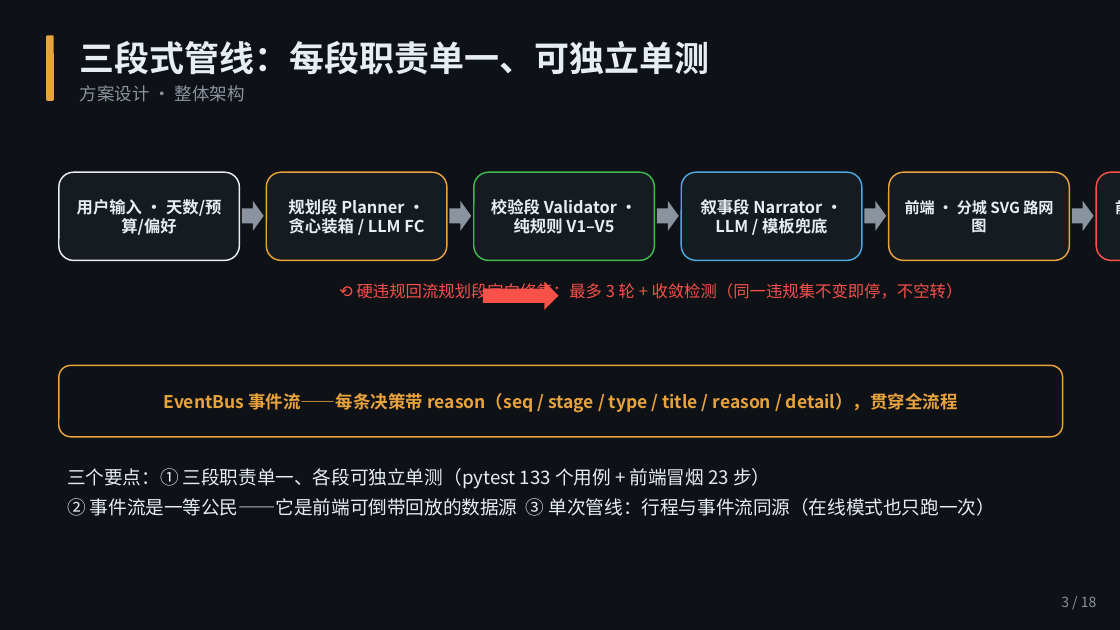
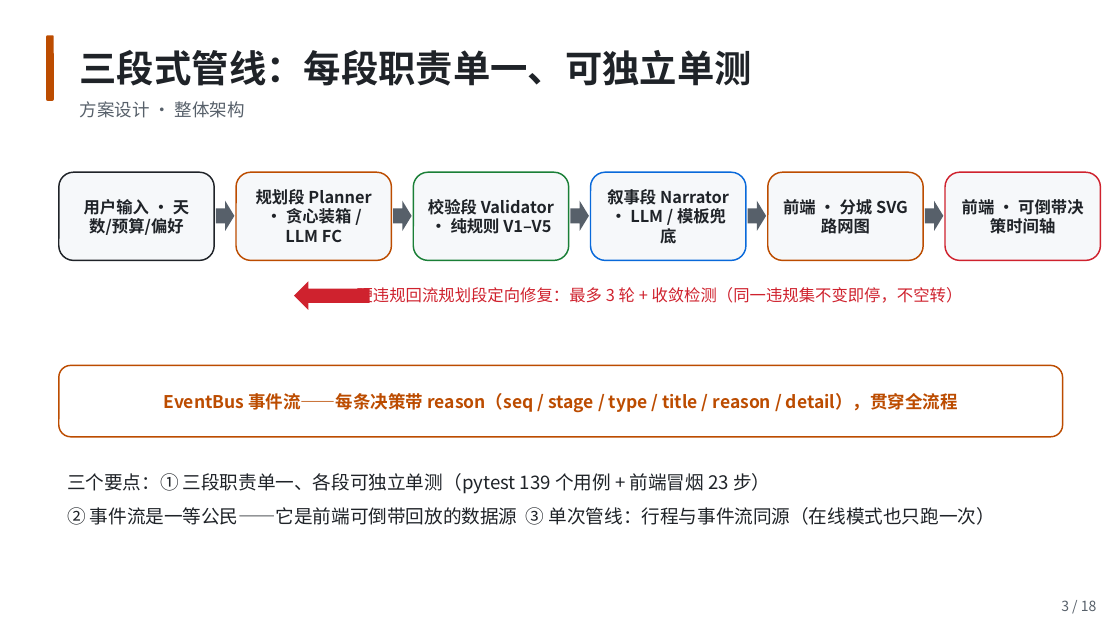
Before and after one commit to josndkosa/shudao-agent, a slide deck: slide 3 of ppt/蜀道智行.pptx. Drawn at 1120x630 pixels with LibreOffice and Linux fonts; fonts in the diff are those of the drawing. Boxes give left, top, right and bottom in pixels: in the first picture for what was removed or moved away, otherwise in the second. Text is boxed around its words. In the diff, an @@ line names an element or a change of style, - is before the commit and + after.

Commit message:
feat(contract+repro): 03K 收口加固——决策协议化与可复现补强 [user 03K任务单]
任务A：事件契约 v1.0.0（event.schema.json + 标准库校验 + 三锁测试，events.py 零改动）
任务B：深链 ?seq=N（隐式 auto=1，与拖进度条同 seek 路径定位，越界如实提示，replaceState 写回 cursor）
任务D：数据溯源旁挂 provenance.json（不出现=未核对；15 个数据文件 diff=0）+ 两锁测试
任务F：requirements 锁 ==（干净 venv 复现）+ .gitignore 断链修复 + package.py 三闸（密钥扫描/--max-mb/目录体积统计）
任务E：全站口径统一 15 城 237 点；易变数字摘除（以 ctl.py ci 输出为准）；gen_ppt 改重出时现读实测；讲稿「可直接接入 CodeArts 流水线」

顺手修两个既有 bug（深链验证时暴露）：
- MockApi.stream 立即 resolve → 兜底 api.plan 双跑 + done 帧 seek 覆盖深链定位（改为等流结束，与 LiveApi 同构；真实端口日志对照实证）
- SSE 业务 done 事件被哨兵判定误吞（narrate/system 段 done 有 stage）→ 前端事件数 < 后端 timeline，seq 深链错位

验证：CI 三连全绿（139 passed + 冒烟 23 步）；默认场景 baseline 逐字一致；
干净 venv 逐项复现 readme 版本表；?seq=17/999 双场景无头断言通过；
package.py 密钥探针与 --max-mb 1 均被拦（打印命中路径/实际体积）；
PPT 程序化重出 + PDF COM 导出（实测口径：139 tests / 冒烟 23 步 / 18 份任务单）

```diff
--- a/ppt/蜀道智行.pptx
+++ b/ppt/蜀道智行.pptx
@@ background #0E1116 to #FFFFFF @@
@@ rounded rectangle at [46,35,54,101]: fill #E8A33D to #BC4C00 @@
@@ text "三段式管线：每段职责单一、可独立单测" at [80,50,752,118]: size 30 to 32 pt, text colour #E6EDF3 to #1F2328 in "三段式管线：每段职责单一、可独立单测"; text colour #8B949E to #57606A in "方案设计 · 整体架构"; line spacing 1 to 1.2 @@
@@ rounded rectangle "用户输入 · 天数/预算/偏好": place and size @@
-rounded rectangle "用户输入 · 天数/预算/偏好" at [59,172,239,260]
+rounded rectangle "用户输入 · 天数/预算/偏好" at [59,172,214,260]
@@ rounded rectangle "用户输入 · 天数/预算/偏好" at [59,172,214,260]: text colour #E6EDF3 to #1F2328; fill #161B22 to #F6F8FA; outline #E6EDF3 1.25 pt to #1F2328 1.25 pt @@
@@ rounded rectangle "规划段 Planner · 贪心装箱 / ...": place and size @@
-rounded rectangle "规划段 Planner · 贪心装箱 / ..." at [266,172,447,260]
+rounded rectangle "规划段 Planner · 贪心装箱 / ..." at [236,172,392,260]
@@ rounded rectangle "规划段 Planner · 贪心装箱 / ..." at [236,172,392,260]: text colour #E6EDF3 to #1F2328; fill #161B22 to #F6F8FA; outline #E8A33D 1.25 pt to #BC4C00 1.25 pt @@
@@ rounded rectangle "校验段 Validator · 纯规则 V1–V5": place and size @@
-rounded rectangle "校验段 Validator · 纯规则 V1–V5" at [474,172,655,260]
+rounded rectangle "校验段 Validator · 纯规则 V1–V5" at [413,172,569,260]
@@ rounded rectangle "校验段 Validator · 纯规则 V1–V5" at [413,172,569,260]: text colour #E6EDF3 to #1F2328; fill #161B22 to #F6F8FA; outline #3FB950 1.25 pt to #1A7F37 1.25 pt @@
@@ rounded rectangle "叙事段 Narrator · LLM / ...": place and size @@
-rounded rectangle "叙事段 Narrator · LLM / ..." at [681,172,862,260]
+rounded rectangle "叙事段 Narrator · LLM / ..." at [591,172,746,260]
@@ rounded rectangle "叙事段 Narrator · LLM / ..." at [591,172,746,260]: text colour #E6EDF3 to #1F2328; fill #161B22 to #F6F8FA; outline #4EA8DE 1.25 pt to #0969DA 1.25 pt @@
@@ rounded rectangle "前端 · 分城 SVG 路网图": place and size @@
-rounded rectangle "前端 · 分城 SVG 路网图" at [889,172,1070,260]
+rounded rectangle "前端 · 分城 SVG 路网图" at [768,172,923,260]
@@ rounded rectangle "前端 · 分城 SVG 路网图" at [768,172,923,260]: size 13 to 14 pt, text colour #E6EDF3 to #1F2328; fill #161B22 to #F6F8FA; outline #E8A33D 1.25 pt to #BC4C00 1.25 pt @@
@@ rounded rectangle "前端 · 可倒带决策时间轴": place and size @@
-rounded rectangle "前端 · 可倒带决策时间轴" at [1096,172,1120,260]
+rounded rectangle "前端 · 可倒带决策时间轴" at [945,172,1101,260]
@@ rounded rectangle "前端 · 可倒带决策时间轴" at [945,172,1101,260]: size 13 to 14 pt, text colour #E6EDF3 to #1F2328; fill #161B22 to #F6F8FA; outline #F85149 1.25 pt to #CF222E 1.25 pt @@
@@ right arrow: place and size @@
-right arrow at [242,201,264,231]
+right arrow at [216,201,234,231]
@@ right arrow: place and size @@
-right arrow at [450,201,471,231]
+right arrow at [393,201,412,231]
@@ right arrow: place and size @@
-right arrow at [657,201,679,231]
+right arrow at [571,201,589,231]
@@ right arrow: place and size @@
-right arrow at [865,201,886,231]
+right arrow at [748,201,766,231]
@@ fill #8B949E to #57606A in 5 elements at [216,201,234,231], [393,201,412,231], [571,201,589,231], [748,201,766,231], [925,201,944,231] @@
@@ right arrow: place and size @@
-right arrow at [1072,201,1094,231]
+right arrow at [925,201,944,231]
@@ text "⟲ 硬违规回流规划段定向修复：最多 3 轮 + ..." at [357,287,963,303]: text colour #F85149 to #CF222E; line spacing 1 to 1.2 @@
@@ left arrow added at [294,281,370,310], fill #CF222E @@
@@ right arrow removed at [483,281,559,310] @@
@@ rounded rectangle "EventBus 事件流——每条决策带 reason（seq / stage ..." at [59,365,1063,437]: text colour #E8A33D to #BC4C00; outline #E8A33D 1.25 pt to #BC4C00 1.25 pt @@
@@ text at [67,473,770,494]: text changed; text colour #E6EDF3 to #1F2328 @@
-三个要点：① 三段职责单一、各段可独立单测（pytest 133 个用例 + 前端冒烟 23 步）
+三个要点：① 三段职责单一、各段可独立单测（pytest 139 个用例 + 前端冒烟 23 步）
@@ text at [67,507,995,525]: text colour #E6EDF3 to #1F2328 in "② 事件流是一等公民——它是前端可倒带回放的数据源 ③ 单次管线：行程与事件流同源（在线模式也只跑一次）"; line spacing 1 to 1.2 @@
@@ text "3 / 18" at [1061,600,1097,611]: text colour #8B949E to #57606A; line spacing 1 to 1.2 @@
```
Also in this commit, not shown: 17 other slides changed, 33 other files.
